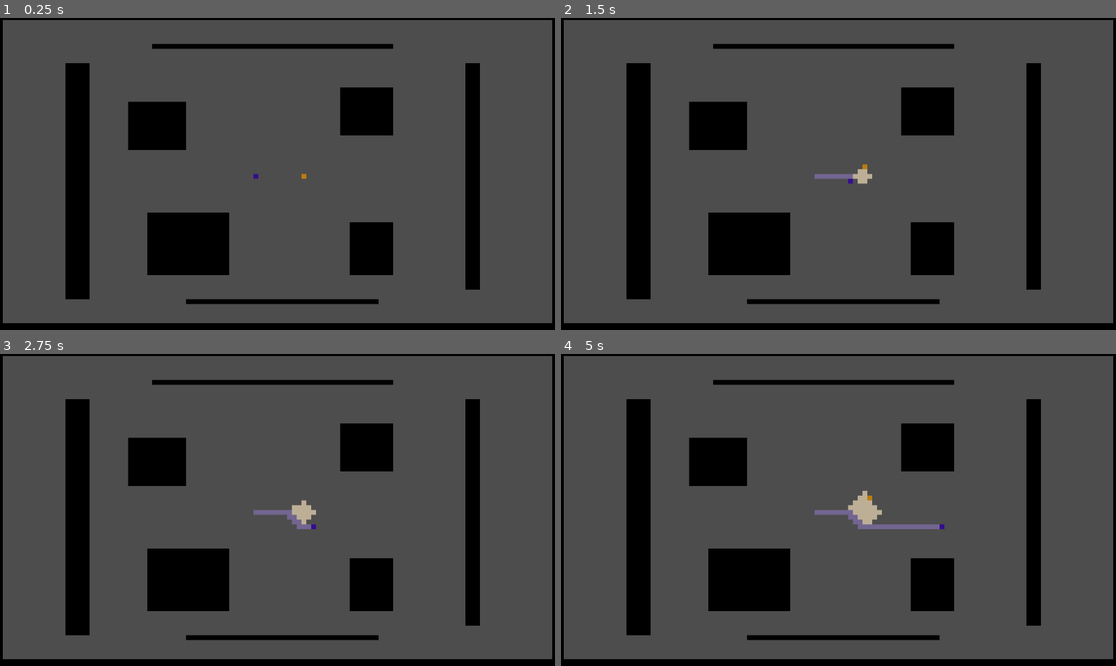
Above: before the commit, frames 1-4 (two rows, left to right).
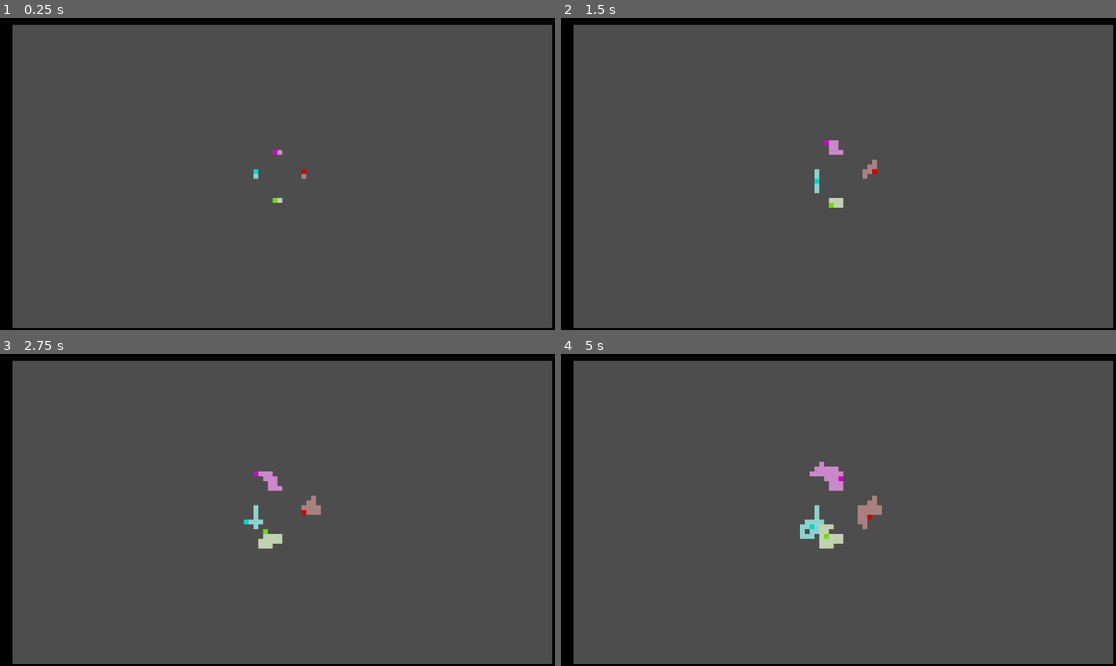
Above: after the commit, the same moments.

Repository: viywolf/ugabs
Game: Godot game, scene res://scenes/main_2.tscn
Same seed, same stepped clock (60 frames per second), same inputs: the game is played once before the commit and once after it. Before the commit the project starts from res://scenes/main.tscn.
Inputs (mouse positions are in pixels of both pictures, inside the frame that each line leads up to):
- Up to frame 1 (0.25 s): no input
- Up to frame 2 (1.5 s): tap Enter at 0.5 s; move the mouse to (960, 158) at 0.52 s; hold Right 0.53-1.28 s; tap Alt at 0.6 s; click (960, 158) at 0.67 s; move the mouse to (727, 189) at 1.27 s; hold Down from 1.28 s (still down); tap Shift at 1.35 s
- Up to frame 3 (2.75 s): move the mouse to (333, 441) at 2.02 s; release Down at 2.03 s; hold Right from 2.03 s (still down); tap Alt at 2.1 s
- Up to frame 4 (5 s): move the mouse to (810, 572) at 2.77 s; release Right at 2.78 s; hold Up 2.78-3.53 s; tap Shift at 2.85, 4.35 s; click (810, 572) at 2.92 s; move the mouse to (1005, 556) at 3.52 s; hold Left from 3.53 s (still down); tap Alt at 3.6 s; move the mouse to (672, 463) at 4.27 s

The runs differ from the first frame. In frame 1, 19% of the frame differs, in the area x 0-100%, y 0-100%; in frame 2, 19%; in frame 3, 20%; in frame 4, 20%.

Commit message:
4 Randoms -m

Diff:
--- a/project.godot
+++ b/project.godot
@@ -11,7 +11,7 @@
 [application]
 
 config/name="Grid Based Thing"
-run/main_scene="uid://ctjymnjt4trmo"
+run/main_scene="uid://b84n1pq7y7d1w"
 config/features=PackedStringArray("4.6", "GL Compatibility")
 config/icon="res://icon.svg"
 
--- a/scenes/main_2.tscn
+++ b/scenes/main_2.tscn
@@ -1,6 +1,8 @@
 [gd_scene format=4 uid="uid://b84n1pq7y7d1w"]
 
 [ext_resource type="Texture2D" uid="uid://dumwfdviqrfqh" path="res://Colours1.png" id="1_l0l3m"]
+[ext_resource type="Script" uid="uid://bqxunvqtxkirg" path="res://scenes/travellers_manager.gd" id="2_qdc3n"]
+[ext_resource type="Script" uid="uid://dcxrxxws8mm50" path="res://scripts/travellers/random.gd" id="3_owpos"]
 
 [sub_resource type="TileSetAtlasSource" id="TileSetAtlasSource_qdc3n"]
 texture = ExtResource("1_l0l3m")
@@ -31,6 +33,8 @@
 
 [sub_resource type="TileSet" id="TileSet_owpos"]
 tile_size = Vector2i(1, 1)
+custom_data_layer_0/name = "Colour"
+custom_data_layer_0/type = 6
 sources/0 = SubResource("TileSetAtlasSource_qdc3n")
 
 [node name="Main2" type="Node2D" unique_id=801575902]
@@ -38,10 +42,29 @@
 [node name="TileMapLayer" type="TileMapLayer" parent="." unique_id=785367590]
 tile_map_data = PackedByteArray("AADE/93/AAAJAAAAAADE/97/AAAJAAAAAADE/9//AAAJAAAAAADE/+D/AAAJAAAAAADF/93/AAAJAAAAAADF/9 …(23792 unchanged characters)…
 tile_set = SubResource("TileSet_owpos")
+script = ExtResource("2_qdc3n")
 
-[node name="BFS" type="Node" parent="TileMapLayer" unique_id=768792996]
+[node name="Random" type="Node" parent="TileMapLayer" unique_id=1040393736]
+script = ExtResource("3_owpos")
+current_position = Vector2i(5, 0)
 
-[node name="SkeleDFS" type="Node" parent="TileMapLayer" unique_id=1512114861]
+[node name="Random2" type="Node" parent="TileMapLayer" unique_id=1677909219]
+script = ExtResource("3_owpos")
+active_colour = Vector2i(5, 0)
+passed_colour = Vector2i(5, 1)
+current_position = Vector2i(-5, 0)
+
+[node name="Random3" type="Node" parent="TileMapLayer" unique_id=985491145]
+script = ExtResource("3_owpos")
+active_colour = Vector2i(8, 0)
+passed_colour = Vector2i(8, 1)
+current_position = Vector2i(0, -5)
+
+[node name="Random4" type="Node" parent="TileMapLayer" unique_id=934931045]
+script = ExtResource("3_owpos")
+active_colour = Vector2i(3, 0)
+passed_colour = Vector2i(3, 1)
+current_position = Vector2i(0, 5)
 
 [node name="Camera2D" type="Camera2D" parent="." unique_id=561495329]
 zoom = Vector2(10, 10)
--- /dev/null
+++ b/scenes/travellers_manager.gd
@@ -0,0 +1,43 @@
+extends TileMapLayer
+
+var current_turn : int = 0
+
+func _ready() -> void:
+	Engine.physics_ticks_per_second = 6
+
+func _physics_process(delta: float) -> void:
+	current_turn += 1
+	for traveller in get_children():
+		if(current_turn % int(traveller.get_speed()) == 0):
+			traveller.get_move()
+
+
+
+
+
+
+
+
+
+
+
+"""
+This carries all the global variables such as every traveller position.
+Children can easily access it.
+Also consider moving all the 'move' functions here
+as I'm not sure if it's the best to keep it in the children.
+But we also have to consider things like speed of movement
+and size of traveller.
+
+Also add the whole type of traveller (bfs, etc, basically movement algorithm) [travel type!]
+vs traveller modifier (bigger, faster, etc, things unrelated to movement algo)
+
+-j
+"""
+
+"""
+(v)
+[j]
+{m}
+|s|
+"""
--- a/scripts/traveller.gd
+++ /dev/null
@@ -1,21 +0,0 @@
-extends Node
-
-class_name Traveller
-
-var tilemap : TileMapLayer
-
-var active_colour : Vector2i = CellColour.colours_in_tileset[CellColour.TilesetColour.RED]
-var passed_colour : Vector2i = CellColour.colours_in_tileset[CellColour.TilesetColour.DESATURATED_RED]
-
-var current_position : Vector2i
-
-func _ready() -> void:
-	if(get_parent() is TileMapLayer):
-		tilemap = get_parent()
-	else:
-		printerr("No tile map layer to reference!")
-
-func move(next_position : Vector2i):
-	tilemap.set_cell(next_position, 0, active_colour)
-	tilemap.set_cell(current_position, 0, passed_colour)
-	current_position = next_position
--- /dev/null
+++ b/scripts/travellers/random.gd
@@ -0,0 +1,13 @@
+extends Traveller
+
+var directions : Array[Vector2i] = [
+	Vector2i.UP,
+	Vector2i.DOWN,
+	Vector2i.LEFT,
+	Vector2i.RIGHT
+]
+
+var rng : RandomNumberGenerator = RandomNumberGenerator.new()
+
+func get_move() -> void:
+	move(current_position + directions[rng.randi_range(0, 3)])
--- /dev/null
+++ b/scripts/travellers/traveller.gd
@@ -0,0 +1,51 @@
+extends Node
+
+class_name Traveller
+
+var tilemap : TileMapLayer
+
+@export_category("Colours")
+
+@export var active_colour : Vector2i = CellColour.colours_in_tileset[CellColour.TilesetColour.RED]
+@export var passed_colour : Vector2i = CellColour.colours_in_tileset[CellColour.TilesetColour.DESATURATED_RED]
+
+@export_category("Speed")
+
+@export var traveller_speed : float = 1
+
+@export_category("Position")
+
+@export var current_position : Vector2i = Vector2i(0, 0)
+
+func _ready() -> void:
+	if(get_parent() is TileMapLayer):
+		tilemap = get_parent()
+	else:
+		printerr("No tile map layer to reference!")
+
+func move(next_position : Vector2i) -> void:
+	if(can_move(next_position)):
+		tilemap.set_cell(next_position, 0, active_colour)
+		tilemap.get_cell_tile_data(next_position).set_custom_data("Colour", active_colour)
+		tilemap.set_cell(current_position, 0, passed_colour)
+		tilemap.get_cell_tile_data(current_position).set_custom_data("Colour", passed_colour)
+		current_position = next_position
+
+func can_move(next_position : Vector2i) -> bool:
+	if(tilemap.get_cell_tile_data(next_position) == null or
+	   tilemap.get_cell_tile_data(next_position).get_custom_data("Colour") == passed_colour):
+		return true
+	else:
+		return false
+
+
+func get_speed() -> float:
+	return traveller_speed
+
+
+"""
+Make a manager for things like nearest position in the tile map layer,
+so all the travellers can access it easily.
+Also make a function for getting these things.
+-j
+"""
Not shown, added: scenes/travellers_manager.gd.uid
Not shown, added: scripts/travellers/random.gd.uid
Renamed: scripts/traveller.gd.uid -> scripts/travellers/traveller.gd.uid
